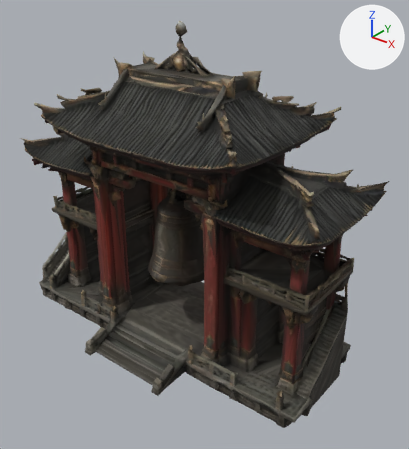
What one commit did to the glTF model public/assets/environment/own/kuro-gate.glb.
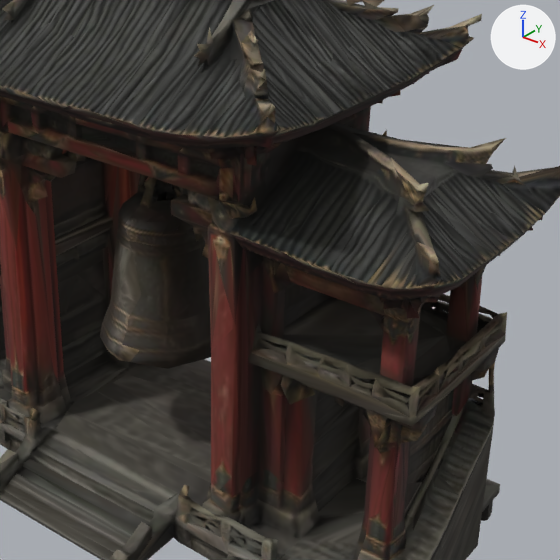
Each version is shown whole from a 50 mm camera at (0.94, -1.058, 1.043) aimed at (0.079, 0.019, 0.375), then close up on the part from 24% to 93% of the width and 22% to 85% of the height. Arrows for +X, +Y and +Z are at upper right; the lights stay in place. The last two pictures show the newer version. Vertices at exactly the same position are counted once.

In view in the first close-up: 'kuro-gate'.
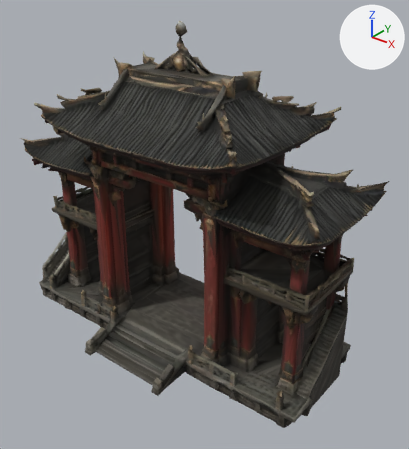
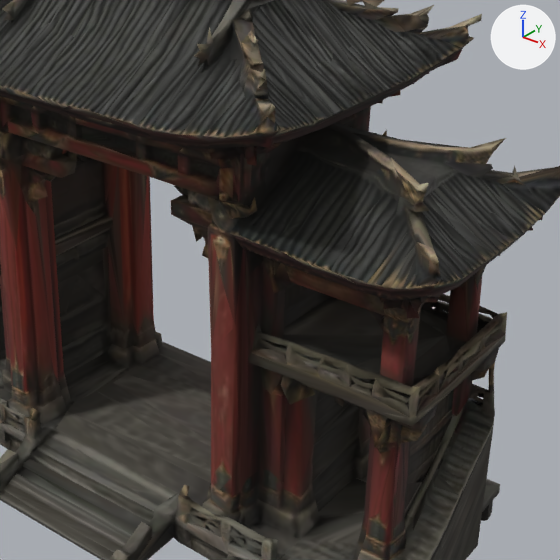
The change in detail:
me_kuro_gate is used by ob_kuro_gate; location (0.0, 0.0, 0.0).
me_kuro_gate had 5619 vertices, 11998 faces and spanned x -0.5..0.5, y -0.25..0.25, z 0.0..0.89.
me_kuro_gate now has 5287 vertices, 11291 faces and spans x -0.5..0.5, y -0.25..0.25, z 0.0..0.89.
me_kuro_gate part 1: 332 vertices removed from x -0.096..0.095, y -0.085..0.105, z 0.193..0.525.

Pixel boxes [x1, y1, x2, y2] of what changed, in the close-ups (560 x 560 px):
part 1 of me_kuro_gate, deleted: before [100, 174, 211, 369]
